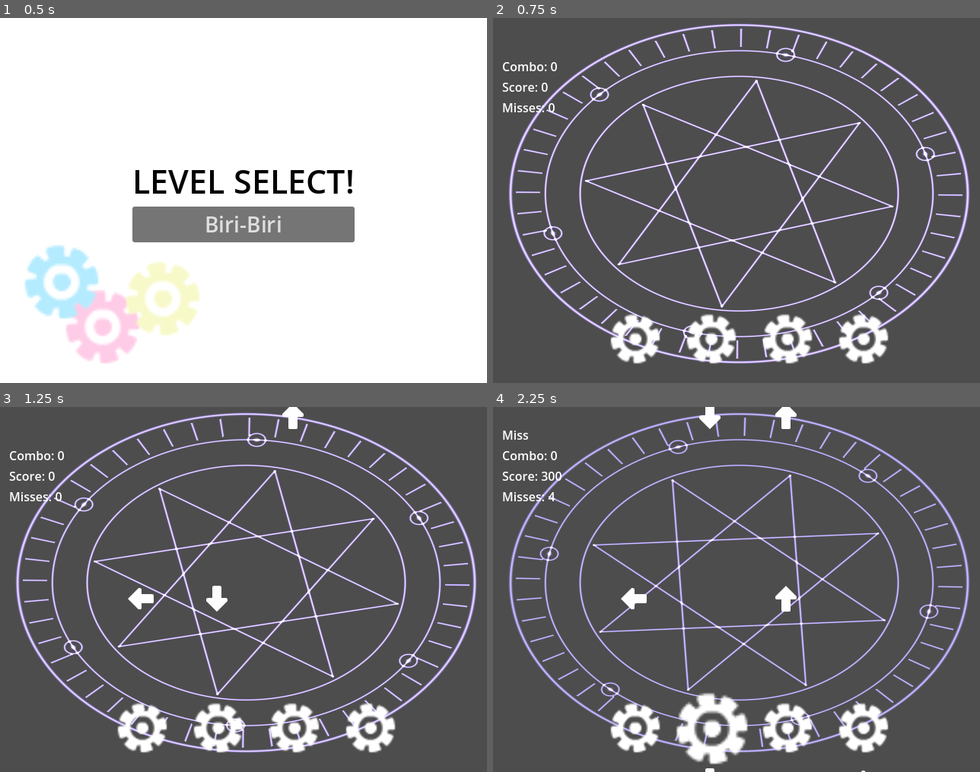
Above: before the commit, frames 1-4 (two rows, left to right).
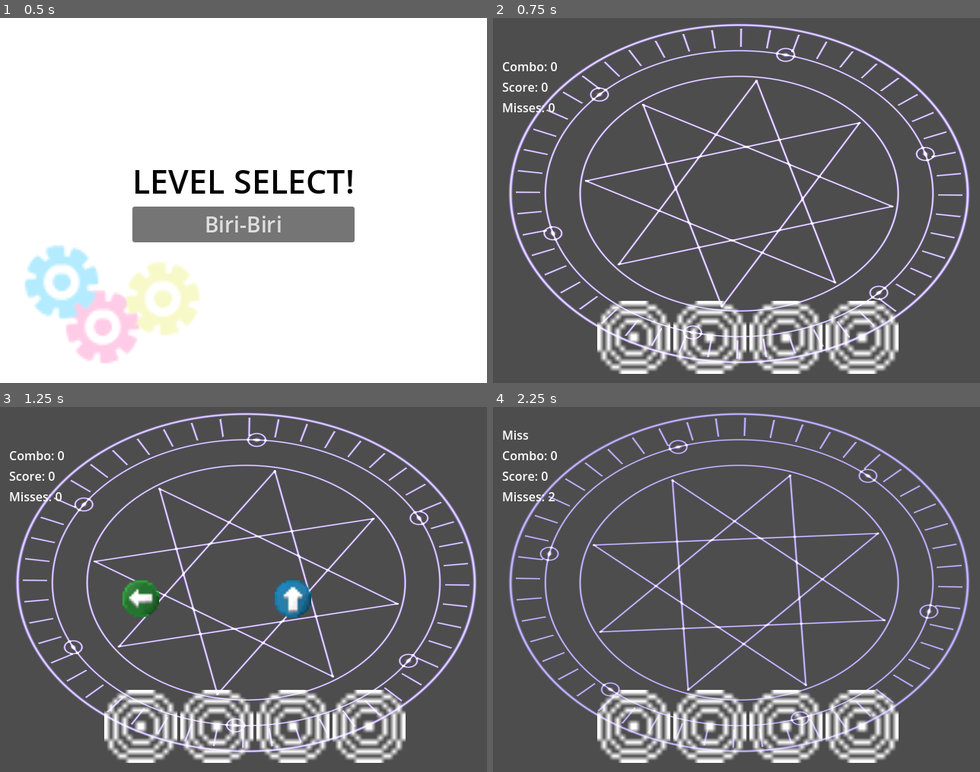
Above: after the commit, the same moments.

Repository: AngeliteApril/Haven-Rhythm-Game
Game: Godot game, scene res://scenes/level_select.tscn
The game is run twice, just before and just after one commit, with the same random seed, the same clock (stepped at 60 frames per second) and the same inputs.
Inputs:
- Up to frame 1 (0.5 s): no input
- Up to frame 2 (0.75 s): click "Biri-Biri" at 0.5 s
- Up to frame 3 (1.25 s): no input
- Up to frame 4 (2.25 s): hold Right (ui_right) 1.28-2.03 s; hold Down (ui_down) from 2.03 s (still down)

Frame 1 is identical in both runs. In frame 2, 8.3% of the frame differs, in the area x 21-84%, y 77-98%; in frame 3, 9.8%, in the area x 21-84%, y 0-98%; in frame 4, 9.2%.

Commit message:
Level One progress (too hard)

Diff:
--- a/down_arrow.tscn
+++ b/down_arrow.tscn
@@ -1,12 +1,17 @@
 [gd_scene format=3 uid="uid://bksd3piihfs0e"]
 
 [ext_resource type="PackedScene" uid="uid://fa7jaatvb1bv" path="res://ParentArrow.tscn" id="1_fssat"]
+[ext_resource type="Texture2D" uid="uid://br8gxg0wv7mqd" path="res://assets/arrowDown.png" id="2_1frq1"]
 
 [sub_resource type="CircleShape2D" id="CircleShape2D_ucufk"]
 radius = 22.022715
 
 [node name="Arrow" unique_id=561605884 instance=ExtResource("1_fssat")]
 
+[node name="ArrowDown" parent="." index="0" unique_id=1245765850]
+scale = Vector2(3, 3)
+texture = ExtResource("2_1frq1")
+
 [node name="Down" type="Area2D" parent="." index="1" unique_id=680871839]
 
 [node name="CollisionShape2D" type="CollisionShape2D" parent="Down" index="0" unique_id=1416337580]
--- a/left_arrow.tscn
+++ b/left_arrow.tscn
@@ -1,7 +1,7 @@
 [gd_scene format=3 uid="uid://flrxxiakotlq"]
 
 [ext_resource type="PackedScene" uid="uid://fa7jaatvb1bv" path="res://ParentArrow.tscn" id="1_kwqt6"]
-[ext_resource type="Texture2D" uid="uid://q85ax40xifdw" path="res://arrowLeft.png" id="2_yx2nl"]
+[ext_resource type="Texture2D" uid="uid://bd6sdj1hn3wxk" path="res://assets/arrowLeft.png" id="2_kwqt6"]
 
 [sub_resource type="CircleShape2D" id="CircleShape2D_ucufk"]
 radius = 22.803509
@@ -9,7 +9,8 @@
 [node name="Arrow" unique_id=561605884 instance=ExtResource("1_kwqt6")]
 
 [node name="ArrowDown" parent="." index="0" unique_id=1245765850]
-texture = ExtResource("2_yx2nl")
+scale = Vector2(3, 3)
+texture = ExtResource("2_kwqt6")
 
 [node name="Left" type="Area2D" parent="." index="1" unique_id=57724111]
 
--- a/main.tscn
+++ b/main.tscn
@@ -6,31 +6,31 @@
 [ext_resource type="PackedScene" uid="uid://dgvv122tc3so" path="res://arrow_generator_up.tscn" id="3_1bvp3"]
 [ext_resource type="PackedScene" uid="uid://0o2lj1j8bocp" path="res://arrow_generator_right.tscn" id="4_lquwl"]
 [ext_resource type="PackedScene" uid="uid://b8xx4a0llhe" path="res://arrow_generator_left.tscn" id="5_7mycd"]
-[ext_resource type="AudioStream" uid="uid://c1vatx0kslikn" path="res://Biri-Biri.wav" id="6_7mycd"]
 [ext_resource type="PackedScene" uid="uid://18qgorg4bg78" path="res://target.tscn" id="7_272bh"]
 [ext_resource type="Script" uid="uid://dev2mwwbf023n" path="res://player_feedback_ui.gd" id="8_5vw27"]
+[ext_resource type="AudioStream" uid="uid://bw4lxlrxo3wnl" path="res://Songs/Wei_Epilogue.wav" id="8_kek77"]
 
 [sub_resource type="RectangleShape2D" id="RectangleShape2D_ucufk"]
-size = Vector2(636.5, 20)
+size = Vector2(636.5, 62)
 
 [sub_resource type="RectangleShape2D" id="RectangleShape2D_0a554"]
 size = Vector2(642, 161)
 
 [sub_resource type="Animation" id="Animation_272bh"]
 resource_name = "song 1"
-length = 18.8
+length = 60.0
 step = 0.3
 tracks/0/type = "audio"
 tracks/0/imported = false
 tracks/0/enabled = true
-tracks/0/path = NodePath("AudioStreamPlayer")
+tracks/0/path = NodePath("Song 1")
 tracks/0/interp = 1
 tracks/0/loop_wrap = true
 tracks/0/keys = {
 "clips": [{
 "end_offset": 0.0,
 "start_offset": 0.0,
-"stream": ExtResource("6_7mycd")
+"stream": ExtResource("8_kek77")
 }],
 "times": PackedFloat32Array(0)
 }
@@ -42,9 +42,24 @@
 tracks/1/interp = 1
 tracks/1/loop_wrap = true
 tracks/1/keys = {
-"times": PackedFloat32Array(0.33333337, 1, 1.6666666, 2.3333333, 3, 3.3333333, 3.6666667, 4.3333335, 5.6666665, 7.3333335, 8.333334, 10.333334, 11.666667, 13.333334, 14.333334, 16.333334, 17.666666),
-"transitions": PackedFloat32Array(1, 1, 1, 1, 1, 1, 1, 1, 1, 1, 1, 1, 1, 1, 1, 1, 1),
+"times": PackedFloat32Array(4.3333335, 11.857142, 23.333334, 33.666668, 35.666668, 37, 39, 39.666668, 41, 42.666668, 43.333332, 44.666668, 46.333332, 48, 49, 51.333332, 52.666668, 53.333332, 54.666668, 55.666668, 56.333332, 58),
+"transitions": PackedFloat32Array(1, 1, 1, 1, 1, 1, 1, 1, 1, 1, 1, 1, 1, 1, 1, 1, 1, 1, 1, 1, 1, 1),
 "values": [{
+"args": [],
+"method": &"make_arrow"
+}, {
+"args": [],
+"method": &"make_arrow"
+}, {
+"args": [],
+"method": &"make_arrow"
+}, {
+"args": [],
+"method": &"make_arrow"
+}, {
+"args": [],
+"method": &"make_arrow"
+}, {
 "args": [],
 "method": &"make_arrow"
 }, {
@@ -104,9 +119,33 @@
 tracks/2/interp = 1
 tracks/2/loop_wrap = true
 tracks/2/keys = {
-"times": PackedFloat32Array(0.6666667, 1.3333334, 1.6666666, 2.6666667, 4, 5.3333335, 6, 8, 9, 9.666667, 10.666667, 11, 11.333334, 12.333334, 13, 14.666667, 15.333334, 16.666668, 17.333334),
-"transitions": PackedFloat32Array(1, 1, 1, 1, 1, 1, 1, 1, 1, 1, 1, 1, 1, 1, 1, 1, 1, 1, 1),
+"times": PackedFloat32Array(0.33333334, 8.333333, 23, 24.333334, 32.666668, 34.333332, 35.333332, 36, 37.666668, 38.333332, 39.666668, 40.666668, 42, 43, 44, 45, 45.666668, 47, 48.333332, 49.666668, 50.666668, 51.666668, 53, 54.333332, 56, 57, 58.666668),
+"transitions": PackedFloat32Array(1, 1, 1, 1, 1, 1, 1, 1, 1, 1, 1, 1, 1, 1, 1, 1, 1, 1, 1, 1, 1, 1, 1, 1, 1, 1, 1),
 "values": [{
+"args": [],
+"method": &"make_arrow"
+}, {
+"args": [],
+"method": &"make_arrow"
+}, {
+"args": [],
+"method": &"make_arrow"
+}, {
+"args": [],
+"method": &"make_arrow"
+}, {
+"args": [],
+"method": &"make_arrow"
+}, {
+"args": [],
+"method": &"make_arrow"
+}, {
+"args": [],
+"method": &"make_arrow"
+}, {
+"args": [],
+"method": &"make_arrow"
+}, {
 "args": [],
 "method": &"make_arrow"
 }, {
@@ -172,9 +211,54 @@
 tracks/3/interp = 1
 tracks/3/loop_wrap = true
 tracks/3/keys = {
-"times": PackedFloat32Array(1, 3.3333333, 4.6666665, 7, 7.6666665, 8.333333, 9.333333, 10, 12, 13.333334, 14, 15, 16, 17, 18.333334),
-"transitions": PackedFloat32Array(1, 1, 1, 1, 1, 1, 1, 1, 1, 1, 1, 1, 1, 1, 1),
+"times": PackedFloat32Array(4.3333335, 7.6666665, 11.857142, 15, 16, 19.333334, 22.666666, 24, 33, 34, 35, 36.666668, 38, 39.333332, 40, 41.666668, 42.666668, 44.333332, 45.333332, 46, 47.666668, 48.333332, 49.333332, 50, 51, 52, 54, 55, 57.333332, 58.333332),
+"transitions": PackedFloat32Array(1, 1, 1, 1, 1, 1, 1, 1, 1, 1, 1, 1, 1, 1, 1, 1, 1, 1, 1, 1, 1, 1, 1, 1, 1, 1, 1, 1, 1, 1),
 "values": [{
+"args": [],
+"method": &"make_arrow"
+}, {
+"args": [],
+"method": &"make_arrow"
+}, {
+"args": [],
+"method": &"make_arrow"
+}, {
+"args": [],
+"method": &"make_arrow"
+}, {
+"args": [],
+"method": &"make_arrow"
+}, {
+"args": [],
+"method": &"make_arrow"
+}, {
+"args": [],
+"method": &"make_arrow"
+}, {
+"args": [],
+"method": &"make_arrow"
+}, {
+"args": [],
+"method": &"make_arrow"
+}, {
+"args": [],
+"method": &"make_arrow"
+}, {
+"args": [],
+"method": &"make_arrow"
+}, {
+"args": [],
+"method": &"make_arrow"
+}, {
+"args": [],
+"method": &"make_arrow"
+}, {
+"args": [],
+"method": &"make_arrow"
+}, {
+"args": [],
+"method": &"make_arrow"
+}, {
 "args": [],
 "method": &"make_arrow"
 }, {
@@ -228,9 +312,21 @@
 tracks/4/interp = 1
 tracks/4/loop_wrap = true
 tracks/4/keys = {
-"times": PackedFloat32Array(0.33333337, 1.3333334, 2, 2.6666667, 4, 5, 5.3333335, 6, 6.6666665, 7.3333335, 8, 10.333334, 11.666667, 12.666667, 13.666667, 14.333334, 15.333334, 16.666668),
-"transitions": PackedFloat32Array(1, 1, 1, 1, 1, 1, 1, 1, 1, 1, 1, 1, 1, 1, 1, 1, 1, 1),
+"times": PackedFloat32Array(0.33333337, 23.666666, 24.333334, 33.333332, 34.666668, 36.333332, 37.333332, 38.666668, 40.333332, 41.333332, 42.333332, 43.666668, 45, 46.666668, 47.333332, 48.666668, 50.333332, 52.333332, 53.666668, 55.333332, 56.666668, 57.666668),
+"transitions": PackedFloat32Array(1, 1, 1, 1, 1, 1, 1, 1, 1, 1, 1, 1, 1, 1, 1, 1, 1, 1, 1, 1, 1, 1),
 "values": [{
+"args": [],
+"method": &"make_arrow"
+}, {
+"args": [],
+"method": &"make_arrow"
+}, {
+"args": [],
+"method": &"make_arrow"
+}, {
+"args": [],
+"method": &"make_arrow"
+}, {
 "args": [],
 "method": &"make_arrow"
 }, {
@@ -313,7 +409,7 @@
 [node name="Area2D" type="Area2D" parent="Detector" unique_id=2075843231]
 
 [node name="CollisionShape2D" type="CollisionShape2D" parent="Detector/Area2D" unique_id=1802915180]
-position = Vector2(324.75, 431)
+position = Vector2(324.75, 426)
 shape = SubResource("RectangleShape2D_ucufk")
 
 [node name="LeftTarget" parent="Detector" unique_id=2039232801 instance=ExtResource("7_272bh")]
@@ -346,7 +442,7 @@
 [node name="ArrowGeneratorLeft" parent="." unique_id=1433690133 instance=ExtResource("5_7mycd")]
 position = Vector2(185, 0)
 
-[node name="AudioStreamPlayer" type="AudioStreamPlayer" parent="." unique_id=847977464]
+[node name="Song 1" type="AudioStreamPlayer" parent="." unique_id=847977464]
 
 [node name="AnimationPlayer" type="AnimationPlayer" parent="." unique_id=1435726750]
 libraries/ = SubResource("AnimationLibrary_5vw27")
--- a/right_arrow.tscn
+++ b/right_arrow.tscn
@@ -1,7 +1,7 @@
 [gd_scene format=3 uid="uid://d1wa1o7wqdyhk"]
 
 [ext_resource type="PackedScene" uid="uid://fa7jaatvb1bv" path="res://ParentArrow.tscn" id="1_2w7e2"]
-[ext_resource type="Texture2D" uid="uid://lh8in1nsou2h" path="res://arrowRight.png" id="2_hik5l"]
+[ext_resource type="Texture2D" uid="uid://iuvoixdna3pr" path="res://assets/arrowRight.png" id="2_2w7e2"]
 
 [sub_resource type="CircleShape2D" id="CircleShape2D_ucufk"]
 radius = 21.095022
@@ -9,7 +9,8 @@
 [node name="Arrow" unique_id=561605884 instance=ExtResource("1_2w7e2")]
 
 [node name="ArrowDown" parent="." index="0" unique_id=1245765850]
-texture = ExtResource("2_hik5l")
+scale = Vector2(3, 3)
+texture = ExtResource("2_2w7e2")
 
 [node name="Right" type="Area2D" parent="." index="1" unique_id=1433421452]
 
--- a/target.tscn
+++ b/target.tscn
@@ -1,7 +1,7 @@
 [gd_scene format=3 uid="uid://18qgorg4bg78"]
 
 [ext_resource type="Script" uid="uid://mhphldrfwdsk" path="res://target.gd" id="1_e1yvt"]
-[ext_resource type="Texture2D" uid="uid://b4bv5fn6gkfkv" path="res://gear.png" id="1_t2jmu"]
+[ext_resource type="Texture2D" uid="uid://cvvscxg2osyt6" path="res://assets/target.png" id="2_e1yvt"]
 
 [sub_resource type="Animation" id="Animation_t2jmu"]
 resource_name = "Hit"
@@ -46,7 +46,8 @@
 script = ExtResource("1_e1yvt")
 
 [node name="Target" type="Sprite2D" parent="." unique_id=540523304]
-texture = ExtResource("1_t2jmu")
+scale = Vector2(3, 3)
+texture = ExtResource("2_e1yvt")
 
 [node name="AnimationPlayer" type="AnimationPlayer" parent="." unique_id=212692679]
 libraries/ = SubResource("AnimationLibrary_5ebp1")
--- a/up_arrow.tscn
+++ b/up_arrow.tscn
@@ -1,7 +1,7 @@
 [gd_scene format=3 uid="uid://k6ln5f4hptw2"]
 
 [ext_resource type="PackedScene" uid="uid://fa7jaatvb1bv" path="res://ParentArrow.tscn" id="1_alovg"]
-[ext_resource type="Texture2D" uid="uid://brfmn8hs3hyqb" path="res://arrowUp.png" id="2_pvg34"]
+[ext_resource type="Texture2D" uid="uid://bux8w8gphigcv" path="res://assets/arrowUp.png" id="2_alovg"]
 
 [sub_resource type="CircleShape2D" id="CircleShape2D_ucufk"]
 radius = 22.203604
@@ -9,7 +9,8 @@
 [node name="Arrow" unique_id=561605884 instance=ExtResource("1_alovg")]
 
 [node name="ArrowDown" parent="." index="0" unique_id=1245765850]
-texture = ExtResource("2_pvg34")
+scale = Vector2(3, 3)
+texture = ExtResource("2_alovg")
 
 [node name="Up" type="Area2D" parent="." index="1" unique_id=1219355430]
 
Not shown, added: Songs/Wei_Epilogue.wav.import
Not shown, added: assets/arrowDown.png.import
Not shown, added: assets/arrowLeft.png.import
Not shown, added: assets/arrowRight.png.import
Not shown, added: assets/arrowUp.png.import
Not shown, added: assets/target.png.import
Not shown, added: Songs/Wei_Epilogue.wav
